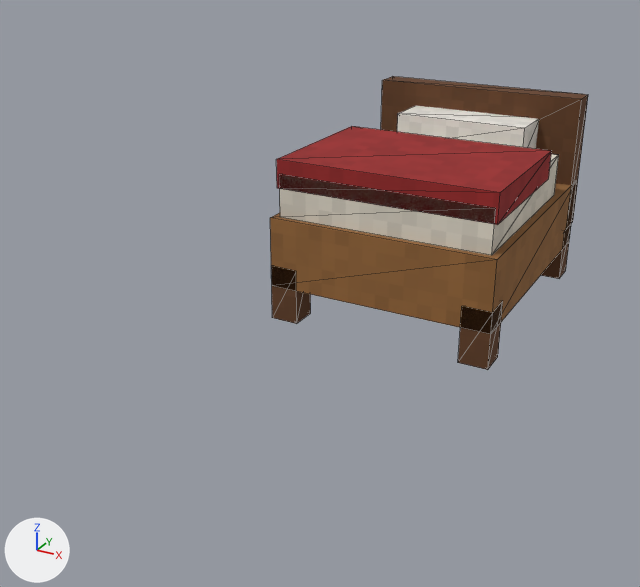
An edit to the glTF model assets/furniture/lit.glb, drawn before and after from the same camera.
Rendered twice from a camera (50 mm lens) standing at (1.13, -2.91, 1.35) and looking at (-0.11, -0.65, 0.22). Lighting does not change. The marker at lower left points along +X, +Y and +Z. The picture after the commit comes second. Mesh edges are drawn as thin lines. Vertices at exactly the same position are counted once.

In view in the first picture: 'Lit'.
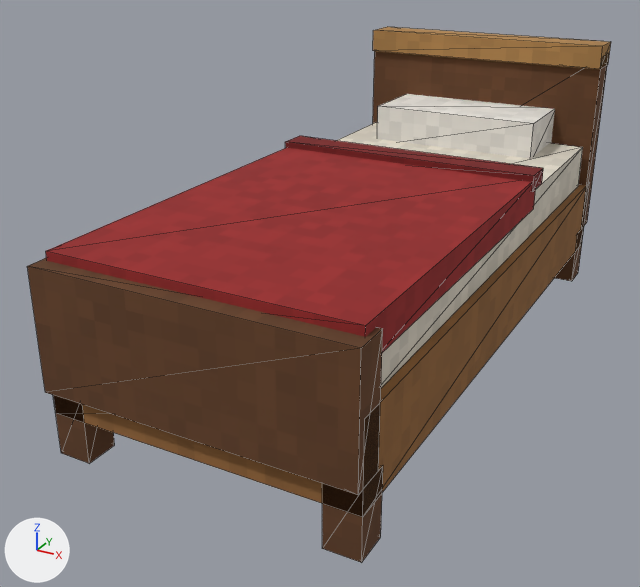
Boxes [x1, y1, x2, y2] around the edits, measured in the pictures (640 x 587 px; the box of a moved part takes in the faces that stretch with it):
'Lit', reshaped (83% wider, 82% taller)
    before: [270, 76, 588, 370]
    after: [27, 27, 611, 563]
part 1 of me_lit_mesh, added
    after: [53, 184, 588, 516]
part 2 of me_lit_mesh, moved or reshaped
    before: [271, 266, 311, 324]
    after: [53, 396, 115, 464]
part 3 of me_lit_mesh, moved or reshaped
    before: [540, 224, 571, 279]
    after: [555, 228, 584, 281]
part 4 of me_lit_mesh, moved or reshaped
    before: [458, 303, 503, 370]
    after: [322, 466, 383, 563]
part 5 of me_lit_mesh, added (brown)
    after: [373, 51, 608, 229]
part 6 of me_lit_mesh, added (brown)
    after: [27, 258, 383, 495]
part 7 of me_lit_mesh, added
    after: [336, 123, 583, 388]
part 8 of me_lit_mesh, added (red)
    after: [46, 148, 536, 353]
part 9 of me_lit_mesh, added (brown)
    after: [285, 136, 543, 192]
part 10 of me_lit_mesh, added
    after: [377, 94, 555, 158]
part 11 of me_lit_mesh, added (brown)
    after: [373, 27, 611, 69]
part 12 of me_lit_mesh, deleted (brown)
    before: [270, 183, 575, 334]
part 13 of me_lit_mesh, deleted
    before: [397, 106, 539, 149]
part 14 of me_lit_mesh, deleted (brown)
    before: [381, 76, 588, 229]
part 15 of me_lit_mesh, deleted
    before: [279, 154, 559, 255]
part 16 of me_lit_mesh, deleted (red)
    before: [276, 126, 551, 225]

What changed in the scene script:
```text
Add mat_mat_b88a50:
    mat_mat_b88a50 = bpy.data.materials.new('mat_b88a50')
    # colours: orange #b88a50
    # uses the picture img_image_0
Add mat_mat_802222:
    mat_mat_802222 = bpy.data.materials.new('mat_802222')
    # colours: red #802222
    # uses the picture img_image_0
Change me_lit_mesh:
    used by ob_lit; location = (0.0, 0.0, 0.0)
    remove me_lit_mesh.from_pydata(...)  # 72 vertices, 108 faces; spans x -0.4..0.4, y -0.475..0.5, z 0.0..0.7
    add me_lit_mesh.from_pydata(...)  # 96 vertices, 144 faces; spans x -0.45..0.45, y -1.5..0.54, z 0.0..0.89
    me_lit_mesh part 1: a new loose piece, a box spanning x -0.45..0.45, y -1.475..0.475, z 0.125..0.375, in mat_mat_9a6a3a
    me_lit_mesh part 2: the loose piece of 8 vertices spanning x -0.4..-0.3, y -0.475..-0.375, z 0.0..0.2 is moved by (-0.05, -1.0, 0.0)
    me_lit_mesh part 3: the loose piece of 8 vertices spanning x 0.3..0.4, y 0.375..0.475, z 0.0..0.2 is moved by (0.05, 0.0, 0.0)
    me_lit_mesh part 4: the loose piece of 8 vertices spanning x 0.3..0.4, y -0.475..-0.375, z 0.0..0.2 is moved by (0.05, -1.0, 0.0)
    me_lit_mesh part 5: a new loose piece, a box spanning x -0.45..0.45, y 0.425..0.525, z 0.2..0.85, in mat_mat_6a4428
    me_lit_mesh part 6: a new loose piece, a box spanning x -0.45..0.45, y -1.5..-1.4, z 0.2..0.55, in mat_mat_6a4428
    me_lit_mesh part 7: a new loose piece, a box spanning x -0.425..0.425, y -1.45..0.4, z 0.375..0.525, in mat_mat_e8e0d0
    me_lit_mesh part 8: a new loose piece, a box spanning x -0.435..0.435, y -1.45..-0.25, z 0.475..0.575, in mat_mat_a02a2a
    me_lit_mesh part 9: a new loose piece, a box spanning x -0.44..0.44, y -0.3..-0.2, z 0.545..0.595, in mat_mat_802222
    me_lit_mesh part 10: a new loose piece, a box spanning x -0.3..0.3, y 0.15..0.45, z 0.5..0.65, in mat_mat_f4f0e8
    me_lit_mesh part 11: a new loose piece, a box spanning x -0.45..0.45, y 0.41..0.54, z 0.81..0.89, in mat_mat_b88a50
    me_lit_mesh part 12: the loose piece of 8 vertices spanning x -0.4..0.4, y -0.475..0.475, z 0.125..0.375 is deleted
    me_lit_mesh part 13: the loose piece of 8 vertices spanning x -0.25..0.25, y 0.225..0.425, z 0.488..0.613 is deleted
    me_lit_mesh part 14: the loose piece of 8 vertices spanning x -0.4..0.4, y 0.4..0.5, z 0.2..0.7 is deleted
    me_lit_mesh part 15: the loose piece of 8 vertices spanning x -0.375..0.375, y -0.45..0.25, z 0.375..0.525 is deleted
    me_lit_mesh part 16: the loose piece of 8 vertices spanning x -0.385..0.385, y -0.45..0.1, z 0.475..0.575 is deleted
    other edits to the shape of me_lit_mesh do not show in these pictures
    add me_lit_mesh.materials.append(mat_mat_802222)
    add me_lit_mesh.materials.append(mat_mat_b88a50)
```
